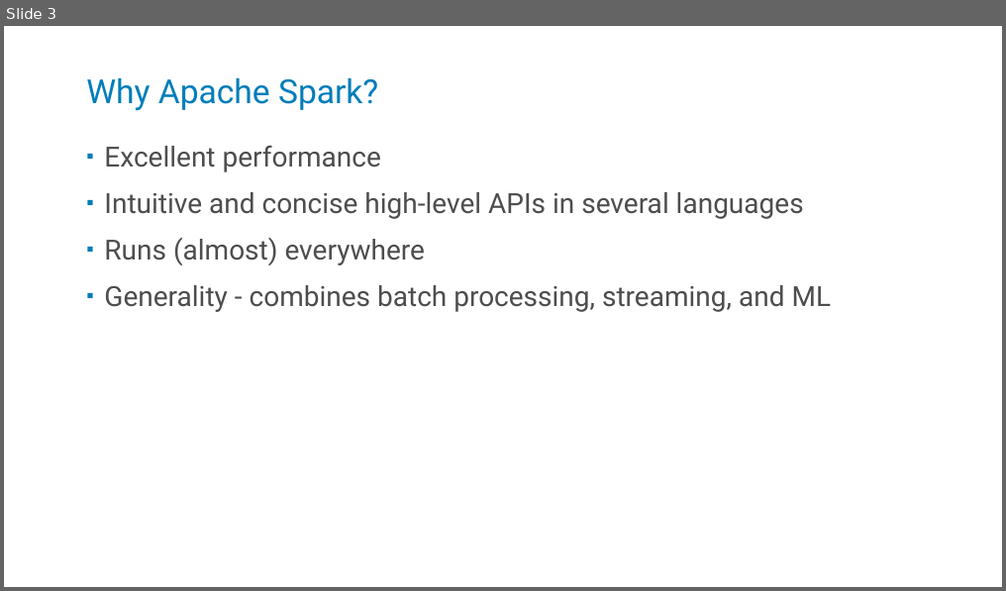
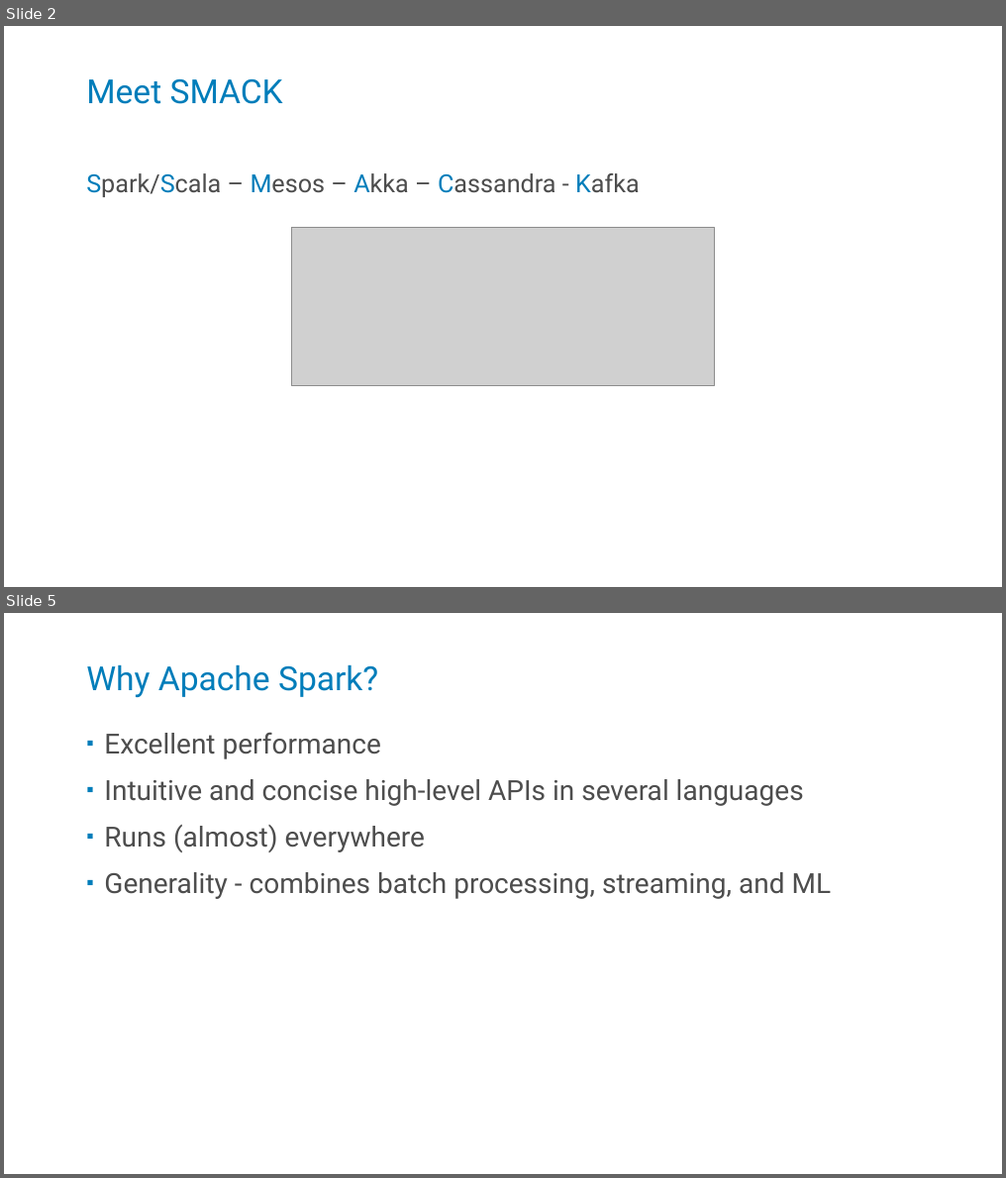
Before and after one commit to kstanaszek/SparkAndScalaInTandem, a slide deck: src/main/resources/slides.pptx. Shown one above the other, each under a label of ours: slide 3 before the commit, slides 2 and 5 after it; the slides between them are not shown. The pictures are 1006x591 and 1006x1178 pixels, drawn with LibreOffice and Linux fonts; fonts in the diff are those of the drawing; grey boxes stand for pictures. Boxes give left, top, right and bottom in pixels: in the first picture for what was removed or moved away, otherwise in the second. Text is boxed around its words. In the diff, an @@ line names an element or a change of style, - is before the commit and + after.

```diff
--- a/src/main/resources/slides.pptx
+++ b/src/main/resources/slides.pptx
@@ slide 2 added at <box>4,26,1002,587</box>, background #FFFFFF @@
@@ title added at <box>86,78,283,104</box>, 24 pt, text #007DBA @@
+Meet SMACK
@@ text added at <box>86,174,640,197</box>, 18 pt, text #4D4D4D @@
+Spark/Scala – Mesos – Akka – Cassandra - Kafka
@@ picture added at <box>291,228,714,386</box> @@
@@ what was slide 3 is now slide 5 @@
```
Also in this commit, not shown: 15 slides changed, 1 other slide added, 3 slides removed.
